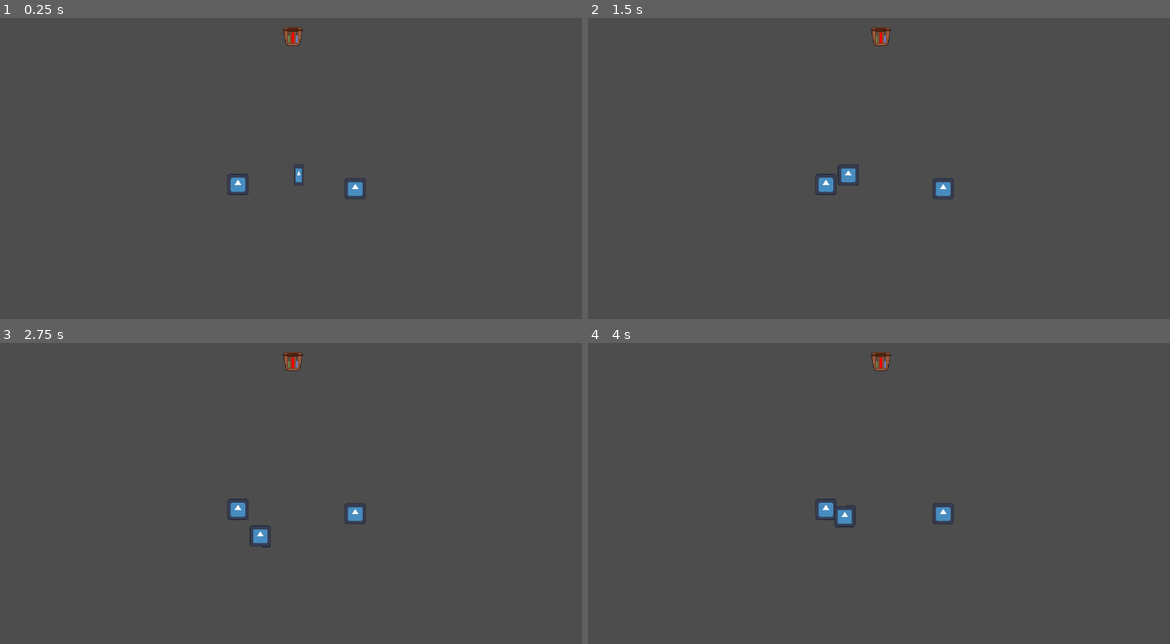
Above: before the commit, frames 1-4 (two rows, left to right).
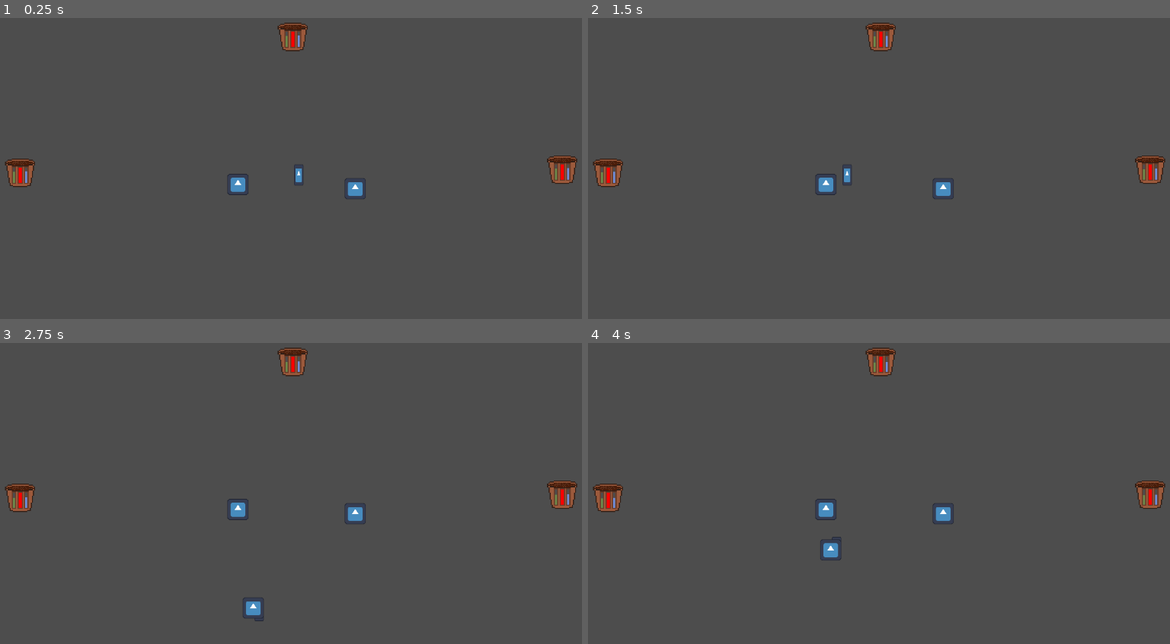
Above: after the commit, the same moments.

Repository: Chickenhatter/plants
Game: Godot game, scene res://scenes/planting.tscn
Same seed, same stepped clock (60 frames per second), same inputs: the game is played once before the commit and once after it. The project has no main scene, so this scene is started directly. The engine's default icon, where the game draws it, is replaced by a stand-in: a white triangle on a blue panel in a dark square.
Inputs (mouse positions are in pixels of both pictures, inside the frame that each line leads up to):
- Up to frame 1 (0.25 s): no input
- Up to frame 2 (1.5 s): tap Enter at 0.5 s; move the mouse to (1012, 156) at 0.52 s; hold Right 0.53-1.28 s; hold A (ui_a) 0.53-1.28 s; click (1012, 156) at 0.67 s; tap D (ui_d) at 0.8, 1.35 s; tap Space at 1.25 s; move the mouse to (756, 192) at 1.27 s; hold Down from 1.28 s (still down)
- Up to frame 3 (2.75 s): tap M (ui_m) at 1.55, 2.1 s; move the mouse to (355, 424) at 2.02 s; release Down at 2.03 s; hold Right from 2.03 s (still down); hold S (ui_s) from 2.03 s (still down)
- Up to frame 4 (4 s): move the mouse to (849, 568) at 2.77 s; release Right at 2.78 s; release S (ui_s) at 2.78 s; hold Up 2.78-3.53 s; tap S (ui_s) at 2.85 s; click (849, 568) at 2.92 s; tap W (ui_w) at 3.05 s; tap Enter at 3.5 s; move the mouse to (1065, 550) at 3.52 s; hold Left from 3.53 s (still down); hold W (ui_w) from 3.53 s (still down); tap A (ui_a) at 3.8 s

The runs differ from the first frame. In frame 1, 1.2% of the frame differs, in the area x 0-100%, y 1-57%; in frame 2, 1.2%; in frame 3, 1.5%; in frame 4, 1.5%, in the area x 0-100%, y 1-73%.

Commit message:
3hr 46m added limiter and nitrogen level control

Diff:
--- a/code/gardener.gd
+++ b/code/gardener.gd
@@ -7,14 +7,15 @@
 
 func _physics_process(delta: float) -> void:
 	var movement = Vector2.ZERO
-	if Input.is_action_pressed('ui_w'):
-		movement.y -= 1
-	if Input.is_action_pressed('ui_s'):
-		movement.y += 1
-	if Input.is_action_pressed('ui_a'):
-		movement.x -= 1
-	if Input.is_action_pressed('ui_d'):
-		movement.x += 1
-	velocity = movement * 50
+	if global.player_move == true:
+		if Input.is_action_pressed('ui_w'):
+			movement.y -= 1
+		if Input.is_action_pressed('ui_s'):
+			movement.y += 1
+		if Input.is_action_pressed('ui_a'):
+			movement.x -= 1
+		if Input.is_action_pressed('ui_d'):
+			movement.x += 1
+	velocity = movement * 150
 	global.character_position = $".".global_position
 	move_and_slide()
--- a/code/global.gd
+++ b/code/global.gd
@@ -2,6 +2,7 @@
 var player_is_holding = "None"
 var character_position = false
 var player_in_plant = false
+var player_move = true
 
 
 # Called when the node enters the scene tree for the first time.
--- a/code/plant_1.gd
+++ b/code/plant_1.gd
@@ -8,17 +8,18 @@
 
 # Called every frame. 'delta' is the elapsed time since the previous frame.
 func _process(_delta: float) -> void:
-	print(nitrogen_level)
-	print(water_level)
 	if gardener_in == true:
 		if Input.is_action_just_pressed('ui_m'):
 			if global.player_is_holding == "Water":
-				print('a')
 				water_level += 40
+				if water_level <= 0:
+					water_level = 80
 	if gardener_in == true:
 		if Input.is_action_just_pressed('ui_m'):
 			if global.player_is_holding == "Nitrogen":
 				nitrogen_level += 40
+				if nitrogen_level <= 0:
+					nitrogen_level = 80
 	if gardener_in == true:
 		if Input.is_action_just_pressed('ui_m'):
 			global.player_is_holding = "None"
@@ -27,11 +28,13 @@
 	if nitrogen_level > 0:
 		$Node2D/nitrogen.scale.y = nitrogen_level/100
 	else:
-		$Node2D/health.scale.y -= 0.01/100
+		$Node2D/health.scale.y -= 0.00015
 	if water_level > 0:
-		$Node2D/water.scale.y = nitrogen_level/100
+		$Node2D/water.scale.y = water_level/100
 	else:
-		$Node2D/health.scale.y -= 0.01/100
+		$Node2D/health.scale.y -= 0.00015
+	if $Node2D/health.scale.y < 0:
+		pass
 
 func _on_plant_1_body_entered(body: Node2D) -> void:
 	if body.name == "Gardener":
--- a/code/plant_2.gd
+++ b/code/plant_2.gd
@@ -8,17 +8,18 @@
 
 # Called every frame. 'delta' is the elapsed time since the previous frame.
 func _process(_delta: float) -> void:
-	print(nitrogen_level)
-	print(water_level)
 	if gardener_in == true:
 		if Input.is_action_just_pressed('ui_m'):
 			if global.player_is_holding == "Water":
-				print('a')
 				water_level += 40
+				if water_level <= 0:
+					water_level = 80
 	if gardener_in == true:
 		if Input.is_action_just_pressed('ui_m'):
 			if global.player_is_holding == "Nitrogen":
 				nitrogen_level += 40
+				if nitrogen_level <= 0:
+					nitrogen_level = 80
 	if gardener_in == true:
 		if Input.is_action_just_pressed('ui_m'):
 			global.player_is_holding = "None"
@@ -27,19 +28,19 @@
 	if nitrogen_level > 0:
 		$Node2D/nitrogen.scale.y = nitrogen_level/100
 	else:
-		$Node2D/health.scale.y -= 0.01/100
+		$Node2D/health.scale.y -= 0.00015
 	if water_level > 0:
-		$Node2D/water.scale.y = nitrogen_level/100
+		$Node2D/water.scale.y = water_level/100
 	else:
-		$Node2D/health.scale.y -= 0.01/100
+		$Node2D/health.scale.y -= 0.00015
 
-func _on_plant_1_body_entered(body: Node2D) -> void:
+func _on_plant_2_body_entered(body: Node2D) -> void:
 	if body.name == "Gardener":
 		gardener_in = true
 		global.player_in_plant = true
 
 
-func _on_plant_1_body_exited(body: Node2D) -> void:
+func _on_plant_2_body_exited(body: Node2D) -> void:
 	if body.name == "Gardener":
 		gardener_in = false
 		global.player_in_plant = false
--- a/code/summon.gd
+++ b/code/summon.gd
@@ -1,6 +1,8 @@
 extends Node2D
 var char_in_water = false
 var char_in_nitrogen = false
+
+var allow = true
 
 const summoned_nitrogen = preload("res://autos/nitrogen.tscn")
 const summoned_water = preload("res://autos/water.tscn")
@@ -11,14 +13,28 @@
 
 # Called every frame. 'delta' is the elapsed time since the previous frame.
 func _process(delta: float) -> void:
-	if char_in_water == true:
-		if global.player_is_holding == "None":
-			water_summoning()
-			global.player_is_holding = "Water"
-	if char_in_nitrogen == true:
-		if global.player_is_holding == "None":
-			nitrogen_summoning()
-			global.player_is_holding = "Nitrogen"
+	if allow == true:
+		if char_in_water == true:
+			if global.player_is_holding == "None":
+				allow = false
+				global.player_move = false
+				await get_tree().create_timer(1).timeout
+				global.player_move = true
+				water_summoning()
+				global.player_is_holding = "Water"
+				await get_tree().create_timer(0.5).timeout
+				allow = true
+		if char_in_nitrogen == true:
+			if global.player_is_holding == "None":
+				allow = false
+				global.player_move = false
+				await get_tree().create_timer(1).timeout
+				nitrogen_summoning()
+				global.player_move = true
+				global.player_is_holding = "Nitrogen"
+				await get_tree().create_timer(0.5).timeout
+				allow = true
+
 
 
 func _on_water_refill_body_entered(body: Node2D) -> void:
--- a/scenes/plant_3.gd
+++ b/scenes/plant_3.gd
@@ -8,38 +8,39 @@
 
 # Called every frame. 'delta' is the elapsed time since the previous frame.
 func _process(_delta: float) -> void:
-	print(nitrogen_level)
-	print(water_level)
 	if gardener_in == true:
 		if Input.is_action_just_pressed('ui_m'):
 			if global.player_is_holding == "Water":
-				print('a')
 				water_level += 40
+				if water_level <= 0:
+					water_level = 80
 	if gardener_in == true:
 		if Input.is_action_just_pressed('ui_m'):
 			if global.player_is_holding == "Nitrogen":
 				nitrogen_level += 40
+				if nitrogen_level <= 0:
+					nitrogen_level = 80
 	if gardener_in == true:
 		if Input.is_action_just_pressed('ui_m'):
 			global.player_is_holding = "None"
 	nitrogen_level -= 0.04
 	water_level -= 0.04
-	if nitrogen_level > 0:
+	if nitrogen_level >= 0:
 		$Node2D/nitrogen.scale.y = nitrogen_level/100
 	else:
-		$Node2D/health.scale.y -= 0.01/100
+		$Node2D/health.scale.y -= 0.00015
 	if water_level > 0:
-		$Node2D/water.scale.y = nitrogen_level/100
+		$Node2D/water.scale.y = water_level/100
 	else:
-		$Node2D/health.scale.y -= 0.01/100
+		$Node2D/health.scale.y -= 0.00015
 
-func _on_plant_1_body_entered(body: Node2D) -> void:
+func _on_plant_3_body_entered(body: Node2D) -> void:
 	if body.name == "Gardener":
 		gardener_in = true
 		global.player_in_plant = true
 
 
-func _on_plant_1_body_exited(body: Node2D) -> void:
+func _on_plant_3_body_exited(body: Node2D) -> void:
 	if body.name == "Gardener":
 		gardener_in = false
 		global.player_in_plant = false
--- a/scenes/planting.tscn
+++ b/scenes/planting.tscn
@@ -67,6 +67,7 @@
 
 [node name="Plant1" type="Node2D" parent="Node2D/plant" unique_id=1266826872]
 position = Vector2(0, -197)
+scale = Vector2(1.5, 1.5)
 script = ExtResource("3_n0q0x")
 
 [node name="Plant1" type="Area2D" parent="Node2D/plant/Plant1" unique_id=1395251831]
@@ -112,12 +113,13 @@
 texture = ExtResource("6_da11n")
 
 [node name="Plant2" type="Node2D" parent="Node2D/plant" unique_id=471260097]
-position = Vector2(0, -197)
+position = Vector2(-258, -68)
+scale = Vector2(1.5, 1.5)
 script = ExtResource("4_haov4")
 
-[node name="Plant1" type="Area2D" parent="Node2D/plant/Plant2" unique_id=850811213]
-
-[node name="CollisionPolygon2D" type="CollisionPolygon2D" parent="Node2D/plant/Plant2/Plant1" unique_id=806257815]
+[node name="Plant2" type="Area2D" parent="Node2D/plant/Plant2" unique_id=850811213]
+
+[node name="CollisionPolygon2D" type="CollisionPolygon2D" parent="Node2D/plant/Plant2/Plant2" unique_id=806257815]
 z_index = -10
 polygon = PackedVector2Array(-10, -6, -9, -6, -9, -7, -8, -7, -6, -7, -6, -8, 6, -8, 6, -7, 8, -7, 8, -6, 10, -6, 10, -3, 9, -3, 9, 0, 8, 0, 8, 5, 7, 5, 7, 11, -7, 11, -7, 8, -8, 8, -8, 5, -9, 5, -9, -3, -10, -3)
 
@@ -158,12 +160,13 @@
 texture = ExtResource("6_da11n")
 
 [node name="Plant3" type="Node2D" parent="Node2D/plant" unique_id=1277133985]
-position = Vector2(0, -197)
+position = Vector2(255, -71)
+scale = Vector2(1.5, 1.5)
 script = ExtResource("6_upcro")
 
-[node name="Plant1" type="Area2D" parent="Node2D/plant/Plant3" unique_id=1679480001]
-
-[node name="CollisionPolygon2D" type="CollisionPolygon2D" parent="Node2D/plant/Plant3/Plant1" unique_id=572706176]
+[node name="Plant3" type="Area2D" parent="Node2D/plant/Plant3" unique_id=1679480001]
+
+[node name="CollisionPolygon2D" type="CollisionPolygon2D" parent="Node2D/plant/Plant3/Plant3" unique_id=572706176]
 z_index = -10
 polygon = PackedVector2Array(-10, -6, -9, -6, -9, -7, -8, -7, -6, -7, -6, -8, 6, -8, 6, -7, 8, -7, 8, -6, 10, -6, 10, -3, 9, -3, 9, 0, 8, 0, 8, 5, 7, 5, 7, 11, -7, 11, -7, 8, -8, 8, -8, 5, -9, 5, -9, -3, -10, -3)
 
@@ -214,7 +217,7 @@
 [connection signal="body_exited" from="Node2D/place/Node2D2/nitrogen_refill" to="Node2D/place/Node2D" method="_on_nitrogen_refill_body_exited"]
 [connection signal="body_entered" from="Node2D/plant/Plant1/Plant1" to="Node2D/plant/Plant1" method="_on_plant_1_body_entered"]
 [connection signal="body_exited" from="Node2D/plant/Plant1/Plant1" to="Node2D/plant/Plant1" method="_on_plant_1_body_exited"]
-[connection signal="body_entered" from="Node2D/plant/Plant2/Plant1" to="Node2D/plant/Plant2" method="_on_plant_1_body_entered"]
-[connection signal="body_exited" from="Node2D/plant/Plant2/Plant1" to="Node2D/plant/Plant2" method="_on_plant_1_body_exited"]
-[connection signal="body_entered" from="Node2D/plant/Plant3/Plant1" to="Node2D/plant/Plant3" method="_on_plant_1_body_entered"]
-[connection signal="body_exited" from="Node2D/plant/Plant3/Plant1" to="Node2D/plant/Plant3" method="_on_plant_1_body_exited"]
+[connection signal="body_entered" from="Node2D/plant/Plant2/Plant2" to="Node2D/plant/Plant2" method="_on_plant_2_body_entered"]
+[connection signal="body_exited" from="Node2D/plant/Plant2/Plant2" to="Node2D/plant/Plant2" method="_on_plant_2_body_exited"]
+[connection signal="body_entered" from="Node2D/plant/Plant3/Plant3" to="Node2D/plant/Plant3" method="_on_plant_3_body_entered"]
+[connection signal="body_exited" from="Node2D/plant/Plant3/Plant3" to="Node2D/plant/Plant3" method="_on_plant_3_body_exited"]
